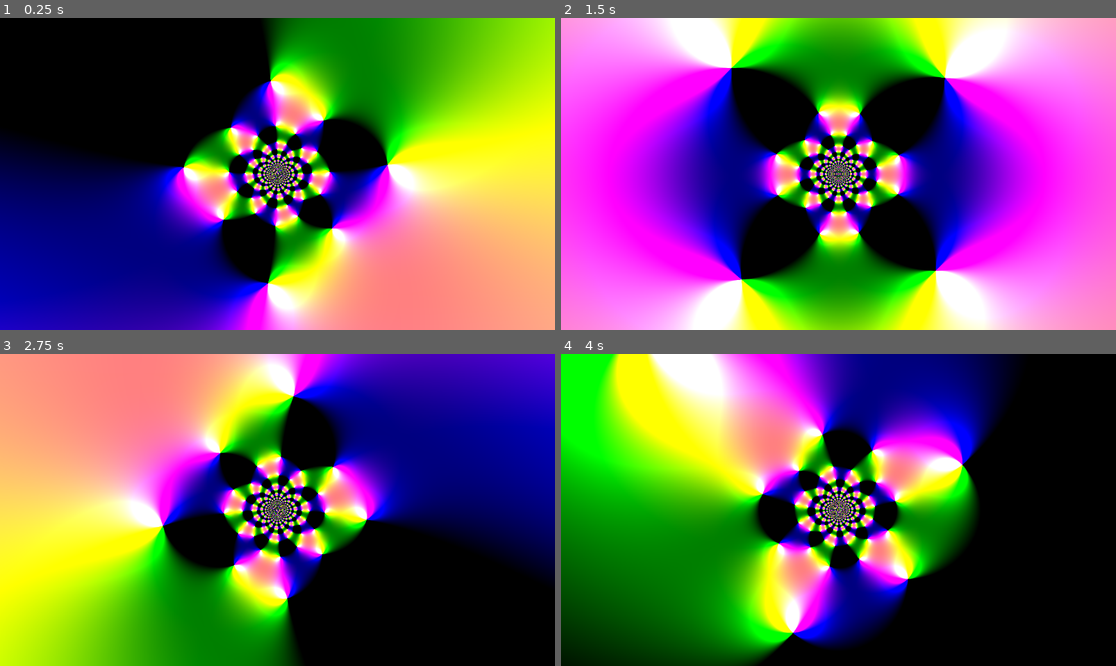
Above: before the commit, frames 1-4 (two rows, left to right).
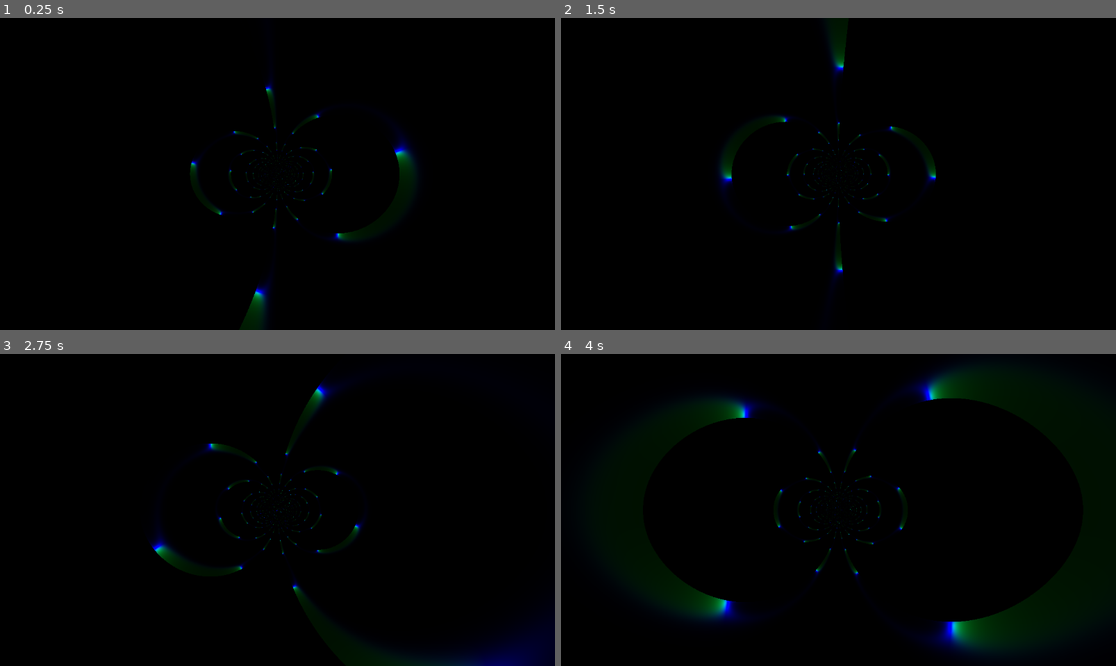
Above: after the commit, the same moments.

Repository: kiwijuice56/web-fractal-flame
Game: Godot game, scene res://main/main.tscn
Same seed, same stepped clock (60 frames per second), same inputs: the game is played once before the commit and once after it.
Inputs:
- Up to frame 1 (0.25 s): no input
- Up to frame 2 (1.5 s): no input
- Up to frame 3 (2.75 s): no input
- Up to frame 4 (4 s): no input

The runs differ from the first frame. In frame 1, 76% of the frame differs, in the area x 0-100%, y 0-100%; in frame 2, 90%; in frame 3, 79%; in frame 4, 69%.

Commit message:
Scifi gas thing?

Diff:
--- a/main/fractal.gdshader
+++ b/main/fractal.gdshader
@@ -3,23 +3,28 @@
 uniform float aspect_ratio = 1.0;
 
 void fragment() {
+	// setup coordinates
 	vec2 c = UV;
 	c -= vec2(0.5, 0.5);
 	c.x *= aspect_ratio;
 
+	// function after function!
 	c.x = sin(c.x);
 	c.y = sin(c.y);
 
 	vec2 t = c;
-	c.x = c.x / (c.x * c.x + c.y * c.y);
-	c.y = c.y / (t.x * t.x + t.y * t.y);
+	c.x = c.x / (c.x * c.x + c.y * c.y) + TIME;
+	c.y = c.y / (t.x * t.x + t.y * t.y) + TIME;
 
-	c.x = sin(c.x + TIME);
-	c.y = sin(c.y + TIME);
+	c.x = sin(c.x + TIME) * 8.0;
+	c.y = sin(c.y + TIME) * 16.0;
+
+	// c.x = mod(c.x, 16.0);
+	c.x = pow(c.x, c.x);
 
 	t = c;
 	c.x = c.x / (c.x * c.x + c.y * c.y);
 	c.y = c.y / (t.x * t.x + t.y * t.y);
 
-	COLOR.rgb = vec3(c.x + c.y, c.x, c.y);
+	COLOR.rgb = vec3(0.0, c.y, c.x);
 }
